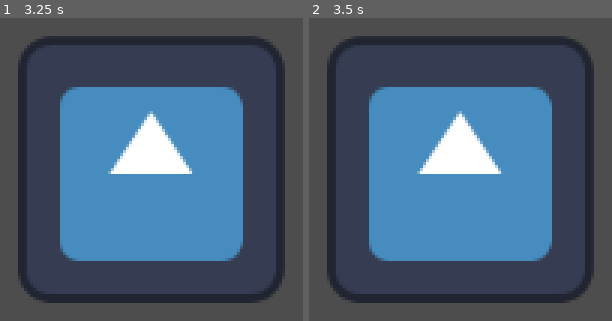
Above: before the commit, frames 1-2 (left to right).
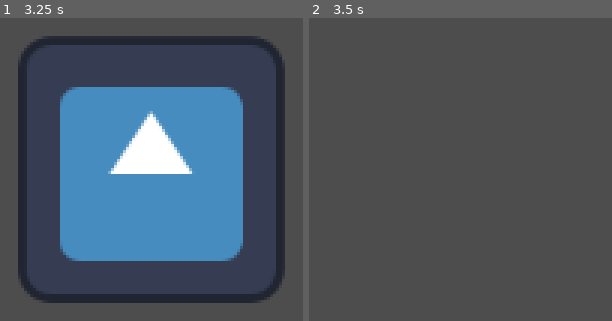
Above: after the commit, the same moments.

Repository: stap1/SCIM
Game: Godot game, scene res://scenes/Enemy.tscn
Two runs of this game, one before a commit and one after it. Both use one fixed random seed, a clock stepped at 60 frames per second and the inputs below. This scene is started directly instead of the project's main scene. The engine's default icon, where the game draws it, is replaced by a stand-in: a white triangle on a blue panel in a dark square. Sound files missing from this copy of the repository are replaced by a short silence.
Inputs:
- Up to frame 1 (3.25 s): tap Enter at 0.5, 2 s; tap Space at 1.25, 2.75 s
- Up to frame 2 (3.5 s): no input

Frame 1 is identical in both runs. In frame 2, 44% of the frame differs, in the area x 5-95%, y 5-95%.

Commit message:
Podpięcie dźwięków SFX (hit i death) z Abletona do wrogów. Dodanie testowego cyklu życia i gotowej funkcji die().

Diff:
--- a/scenes/Enemy.tscn
+++ b/scenes/Enemy.tscn
@@ -2,6 +2,8 @@
 
 [ext_resource type="Texture2D" uid="uid://lo573ehi77hb" path="res://icon.svg" id="1_3gvst"]
 [ext_resource type="Script" uid="uid://dfe0lpyyf6k0f" path="res://scenes/enemy.gd" id="1_55jtl"]
+[ext_resource type="AudioStream" uid="uid://4bei2b8x5mkc" path="res://Untitled.wav" id="3_mpr68"]
+[ext_resource type="AudioStream" uid="uid://cjyi7y5clel00" path="res://ded.wav" id="4_ft8do"]
 
 [sub_resource type="RectangleShape2D" id="RectangleShape2D_55jtl"]
 size = Vector2(129, 128)
@@ -16,3 +18,9 @@
 [node name="CollisionShape2D" type="CollisionShape2D" parent="." unique_id=1471852766]
 position = Vector2(-1, 0)
 shape = SubResource("RectangleShape2D_55jtl")
+
+[node name="SpawnSound" type="AudioStreamPlayer2D" parent="." unique_id=1870052202]
+stream = ExtResource("3_mpr68")
+
+[node name="DeathSound" type="AudioStreamPlayer2D" parent="." unique_id=1348671678]
+stream = ExtResource("4_ft8do")
--- a/scenes/enemy.gd
+++ b/scenes/enemy.gd
@@ -1,21 +1,37 @@
 extends Area2D
 
-# Prędkość z jaką wróg płynie w pikselach na sekundę
 var speed = 150.0
-
-# Zmienna, w której zapamiętamy gdzie jest gracz
 var player_node = null
 
 func _ready():
-	# Szukamy w scenie głównej węzła o nazwie "Player"
-	# Używamy get_parent(), ponieważ wróg jest dzieckiem sceny Main, tak samo jak gracz
 	player_node = get_parent().get_node_or_null("Player")
 
+	# Odtwarzamy dźwięk spawnu/hitu
+	$SpawnSound.play()
+
+	# Losujemy, ile sekund pożyje dany wróg (od 3 do 8 sekund)
+	var random_lifetime = randf_range(3.0, 8.0)
+	await get_tree().create_timer(random_lifetime).timeout
+	die()
+
 func _process(delta):
-	# Jeśli gracz istnieje na mapie...
 	if player_node != null:
-		# 1. Obliczamy kierunek od wroga do gracza
 		var direction = (player_node.position - position).normalized()
+		position += direction * speed * delta
 
-		# 2. Przesuwamy wroga w tym kierunku z określoną prędkością
-		position += direction * speed * delta
+# Prawdziwa funkcja umierania, gotowa na dodanie strzelania!
+func die():
+	# 1. Zatrzymujemy wroga
+	set_process(false)
+
+	# 2. Ukrywamy wroga
+	hide()
+
+	# 3. Odtwarzamy dźwięk śmierci
+	$DeathSound.play()
+
+	# 4. Czekamy aż dźwięk przestanie grać
+	await $DeathSound.finished
+
+	# 5. Całkowicie usuwamy wroga
+	queue_free()
Not shown, added: Untitled.wav.import
Not shown, added: ded.wav.import
Not shown, added: Untitled.wav
Not shown, added: ded.wav
